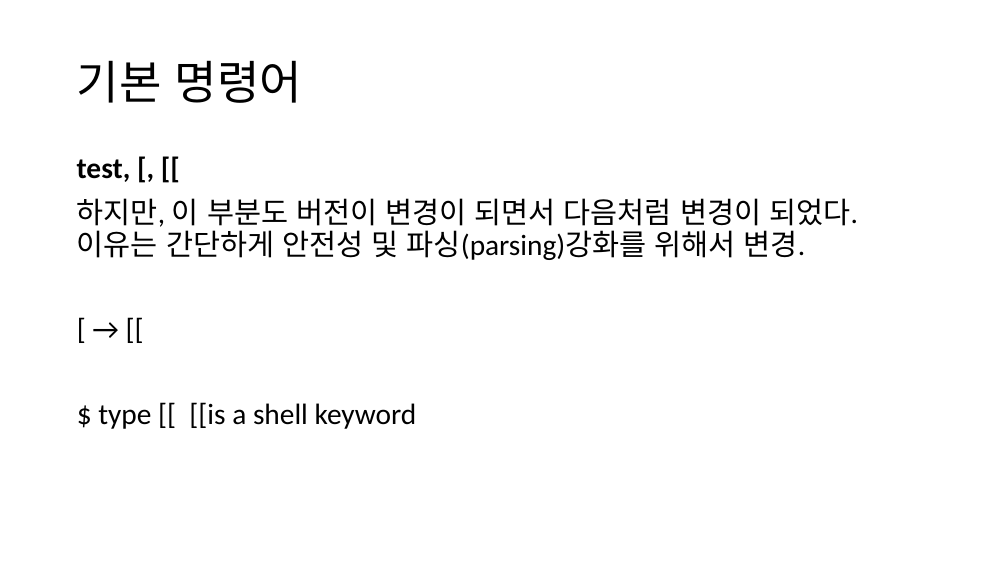
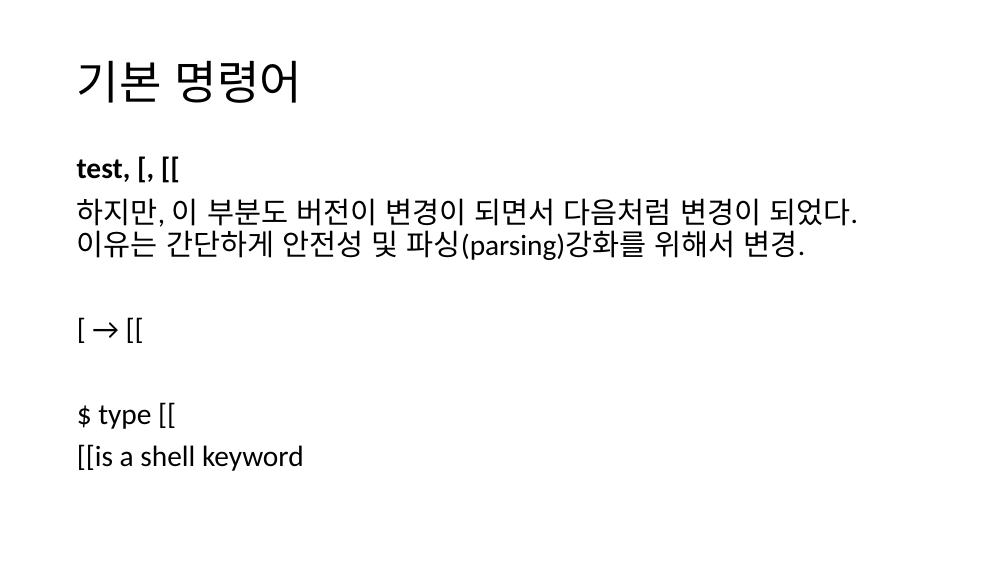
Before and after one commit to tangt64/training_memos, a slide deck: slide 87 of 쉘 + 앤서블.pptx (slide 74 before the commit). Drawn at 1008x567 pixels with LibreOffice and Linux fonts; fonts in the diff are those of the drawing. Boxes give left, top, right and bottom in pixels: in the first picture for what was removed or moved away, otherwise in the second. Text is boxed around its words. In the diff, an @@ line names an element or a change of style, - is before the commit and + after.

```diff
--- a/쉘 + 앤서블.pptx
+++ b/쉘 + 앤서블.pptx
@@ text at box(77, 405, 304, 471): text changed @@
-$ type [[ [[is a shell keyword
+$ type [[
+[[is a shell keyword
```
Also in this commit, not shown: 18 other slides changed, 24 slides added, 1 slide removed.
